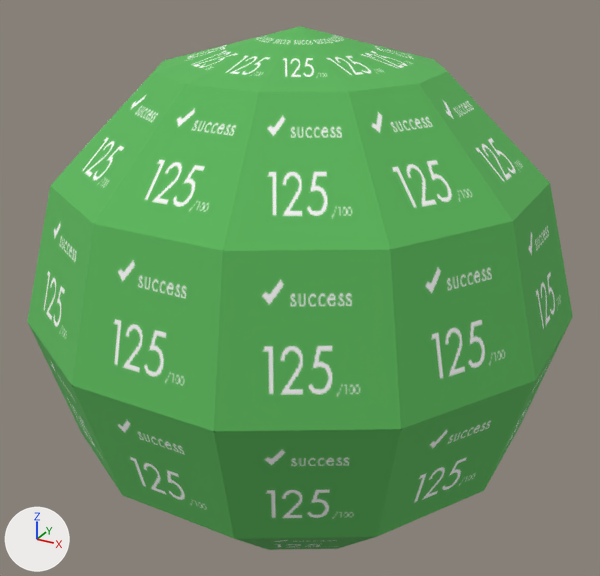
The OBJ model models/125.obj, before and after one commit.
The view is the same before and after, from a camera (50 mm lens) standing at (0.182, -0.331, 0.291) and looking at (0.0, 0.0, 0.126). Arrows for +X, +Y and +Z are at lower left; the lights stay in place. Where no turn or scale is listed for an object, it has been applied to the vertices.
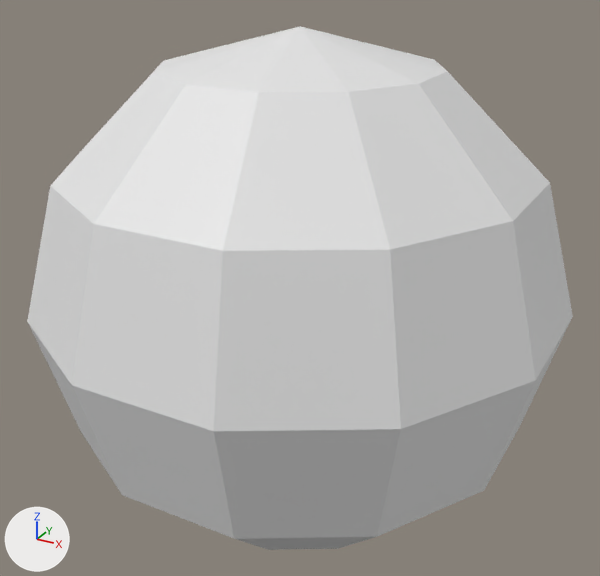
Boxes (x1, y1, x2, y2) around the edits, measured in the pictures (600 x 576 px):
'sphere', recoloured (green to white)
    both: (27, 26, 573, 550)

The edits, one by one:
me_sphere has 62 vertices, 72 faces and spans x -0.125..0.125, y -0.125..0.125, z 0.0..0.25.
me_sphere no longer uses material mat_m_5d27f1eb_2755_fd82_c9f5_e4a719a785d9 (picture img_125_bmp).
